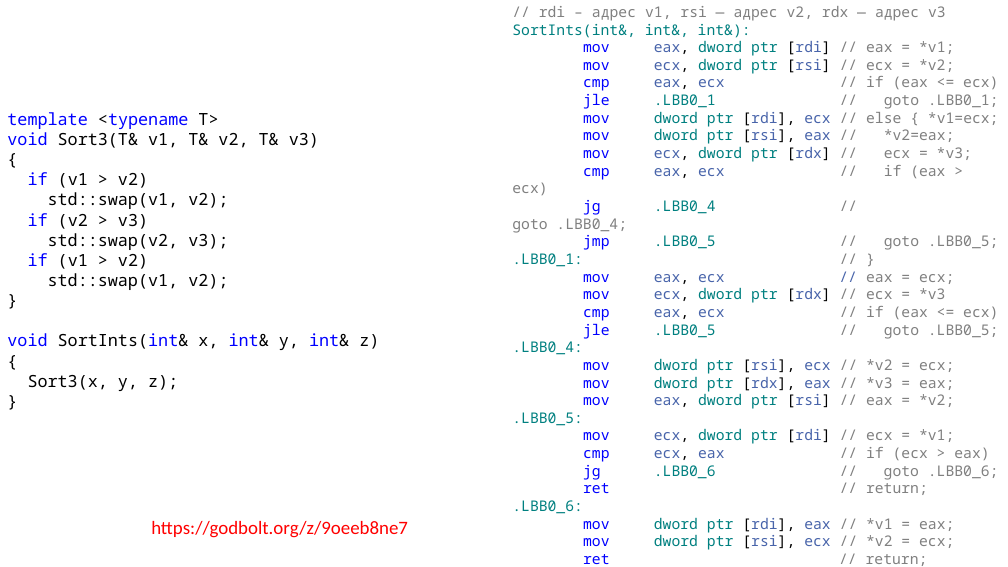
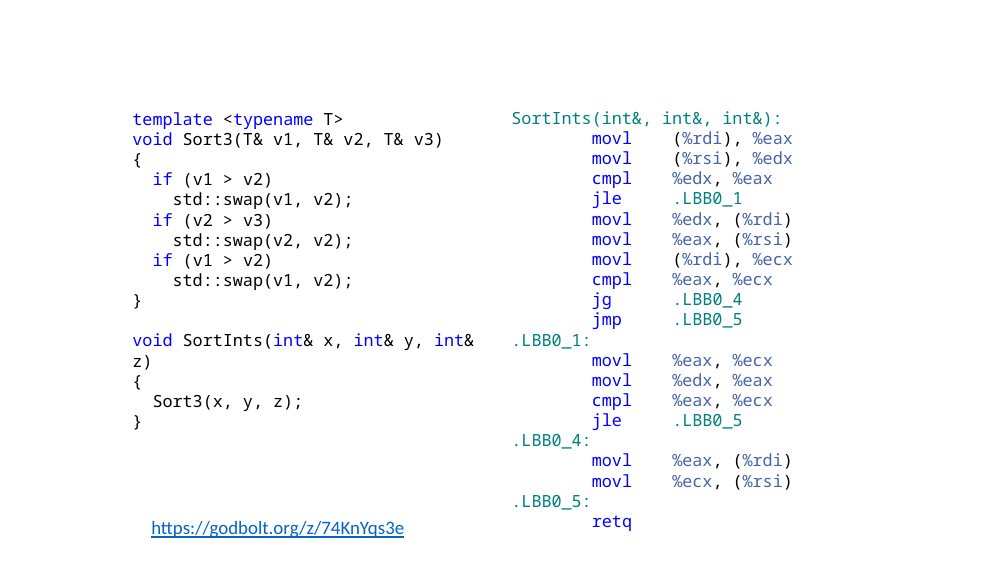
Before and after one commit to alexey-malov/oop, a slide deck: slide 14 of lectures/06/Обобщенное программирование, шаблоны.pptx (slide 15 before the commit). Drawn at 1008x567 pixels with LibreOffice and Linux fonts; fonts in the diff are those of the drawing. Boxes give left, top, right and bottom in pixels: in the first picture for what was removed or moved away, otherwise in the second. Text is boxed around its words. In the diff, an @@ line names an element or a change of style, - is before the commit and + after.

```diff
--- a/lectures/06/Обобщенное программирование, шаблоны.pptx
+++ b/lectures/06/Обобщенное программирование, шаблоны.pptx
@@ text at (x1=539, y1=6, x2=946, y2=21): paragraph removed @@
-// rdi – адрес v1, rsi — адрес v2, rdx — адрес v3
@@ text "template <typename T>" moved from (x1=7, y1=112, x2=379, y2=391) to (x1=132, y1=112, x2=474, y2=411) @@
@@ text "SortInts(int&, int&, int&):" moved from (x1=512, y1=6, x2=999, y2=566) to (x1=511, y1=111, x2=793, y2=531) @@
@@ text at (x1=511, y1=111, x2=782, y2=510): size 14 to 16 pt in "SortInts(int&, int&, int&):", ".LBB0_4:", ".LBB0_5:" @@
@@ text at (x1=511, y1=131, x2=793, y2=430): text changed; size 14 to 16 pt; text colour #808080 to #4864AA @@
-mov eax, dword ptr [rdi] // eax = *v1;
-mov ecx, dword ptr [rsi] // ecx = *v2;
-cmp eax, ecx // if (eax <= ecx)
-jle .LBB0_1 // goto .LBB0_1;
-mov dword ptr [rdi], ecx // else { *v1=ecx;
-mov dword ptr [rsi], eax // *v2=eax;
-mov ecx, dword ptr [rdx] // ecx = *v3;
-cmp eax, ecx // if (eax > ecx)
-jg .LBB0_4 // goto .LBB0_4;
-jmp .LBB0_5 // goto .LBB0_5;
-.LBB0_1: // }
-mov eax, ecx // eax = ecx;
-mov ecx, dword ptr [rdx] // ecx = *v3
-cmp eax, ecx // if (eax <= ecx)
-jle .LBB0_5 // goto .LBB0_5;
+movl (%rdi), %eax
+movl (%rsi), %edx
+cmpl %edx, %eax
+jle .LBB0_1
+movl %edx, (%rdi)
+movl %eax, (%rsi)
+movl (%rdi), %ecx
+cmpl %eax, %ecx
+jg .LBB0_4
+jmp .LBB0_5
+.LBB0_1:
+movl %eax, %ecx
+movl %edx, %eax
+cmpl %eax, %ecx
+jle .LBB0_5
@@ text at (x1=173, y1=233, x2=353, y2=250): text changed @@
-std::swap(v2, v3);
+std::swap(v2, v2);
@@ text at (x1=592, y1=453, x2=793, y2=490): text changed; size 14 to 16 pt; text colour #808080 to #4864AA @@
-mov dword ptr [rsi], ecx // *v2 = ecx;
-mov dword ptr [rdx], eax // *v3 = eax;
-mov eax, dword ptr [rsi] // eax = *v2;
+movl %eax, (%rdi)
+movl %ecx, (%rsi)
@@ text at (x1=151, y1=521, x2=404, y2=538): text changed; text colour #FF0000 to #0563C1 @@
-https://godbolt.org/z/9oeeb8ne7
+https://godbolt.org/z/74KnYqs3e
@@ text at (x1=592, y1=515, x2=632, y2=531): text changed; size 14 to 16 pt; text colour #808080 to #0000FF @@
-mov ecx, dword ptr [rdi] // ecx = *v1;
-cmp ecx, eax // if (ecx > eax)
-jg .LBB0_6 // goto .LBB0_6;
-ret // return;
-.LBB0_6:
-mov dword ptr [rdi], eax // *v1 = eax;
-mov dword ptr [rsi], ecx // *v2 = ecx;
-ret // return;
+retq
```
Also in this commit, not shown: 15 other slides changed, 4 slides added, 5 slides removed, 6 other files.
